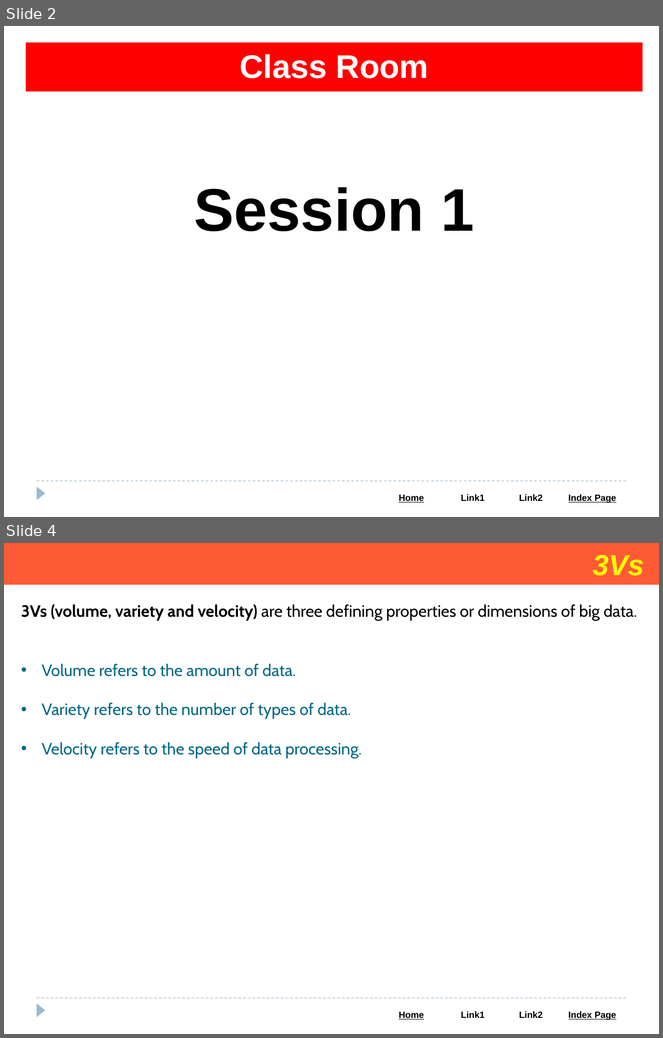
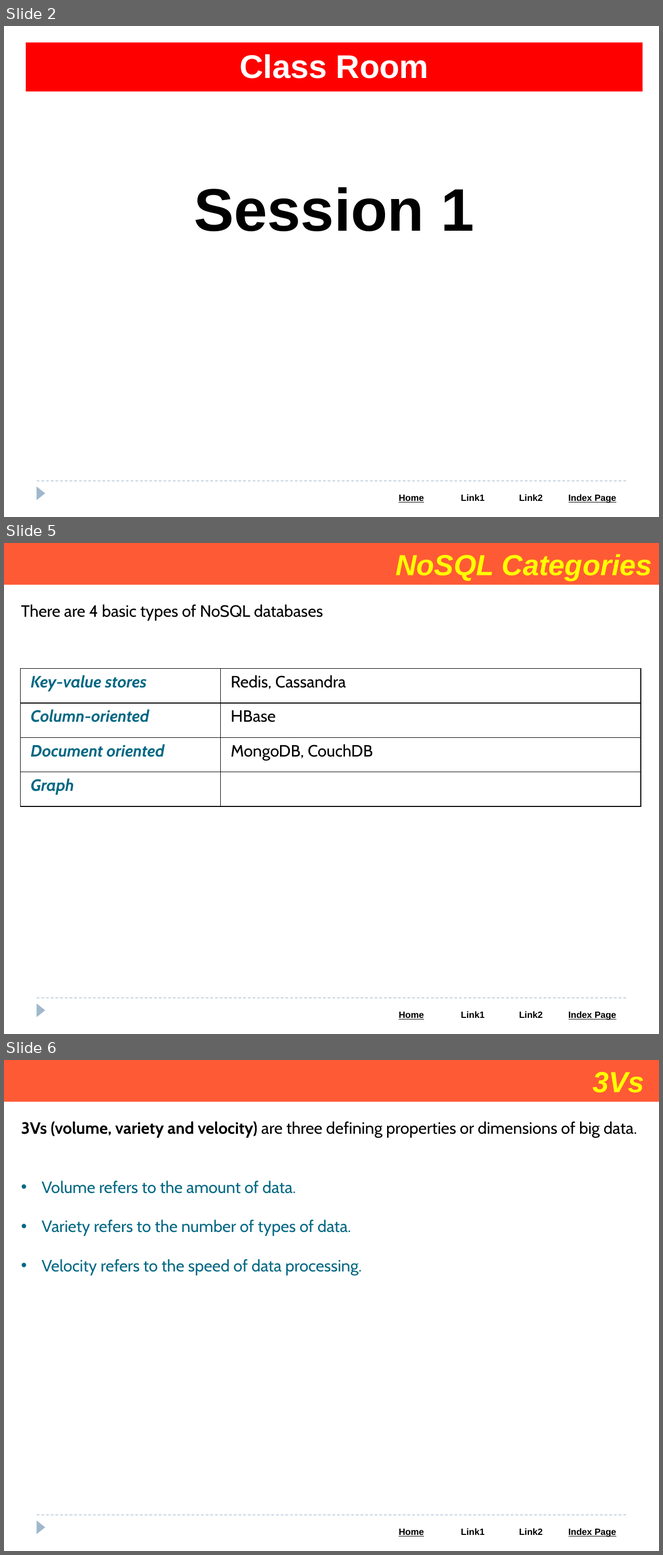
Before and after one commit to Saleel-Bagde/PPT-s, a slide deck: MongoDB PPT.pptx. Shown one above the other, each under a label of ours: slides 2 and 4 before the commit, slides 2, 5 and 6 after it; the slides between them are not shown. The pictures are 663x1038 and 663x1555 pixels, drawn with LibreOffice and Linux fonts; fonts in the diff are those of the drawing. Boxes give left, top, right and bottom in pixels: in the first picture for what was removed or moved away, otherwise in the second. Text is boxed around its words. In the diff, an @@ line names an element or a change of style, - is before the commit and + after.

```diff
--- a/MongoDB PPT.pptx
+++ b/MongoDB PPT.pptx
@@ slide 5 added at [4,543,659,1034], background #FFFFFF; not listed: 3 template elements that a slide beside it also shows @@
@@ rectangle added at [4,543,659,585], fill #FF5A36, 32 pt, text #FFFF00, bold, italic @@
+NoSQL Categories
@@ text added at [21,604,323,620], 18 pt, text #000000 @@
+There are 4 basic types of NoSQL databases
@@ table added at [21,669,642,807], 4 rows, 2 columns @@
+Key-value stores | Redis, Cassandra
+Column-oriented | HBase
+Document oriented | MongoDB, CouchDB
+Graph | 
@@ what was slide 4 is now slide 6 @@
```
Also in this commit, not shown: 3 slides changed, 2 other slides added, 2 other files.
